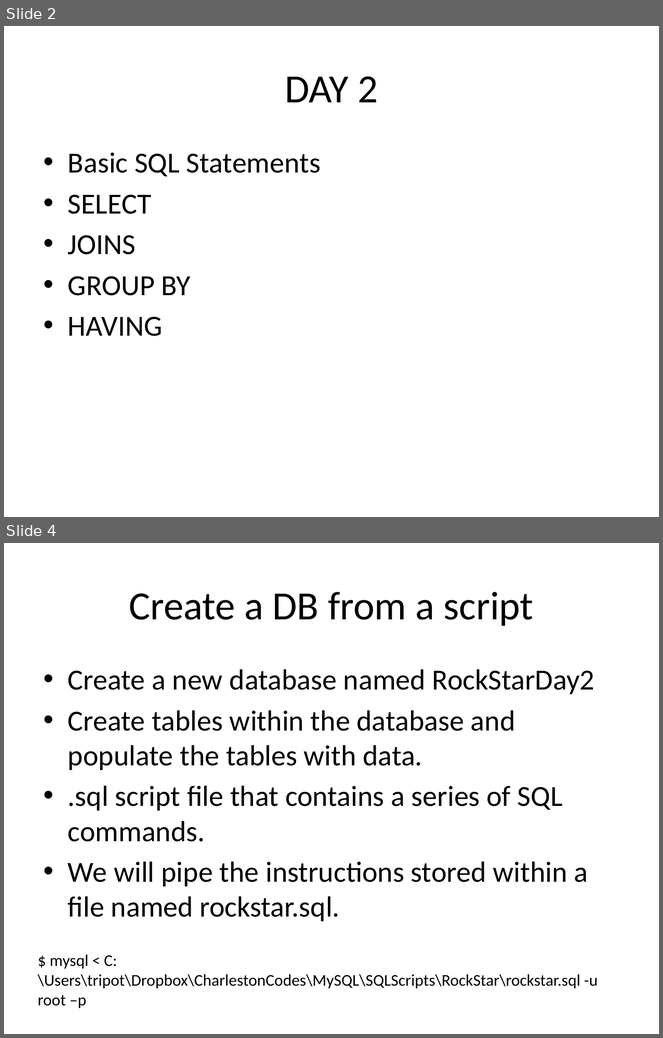
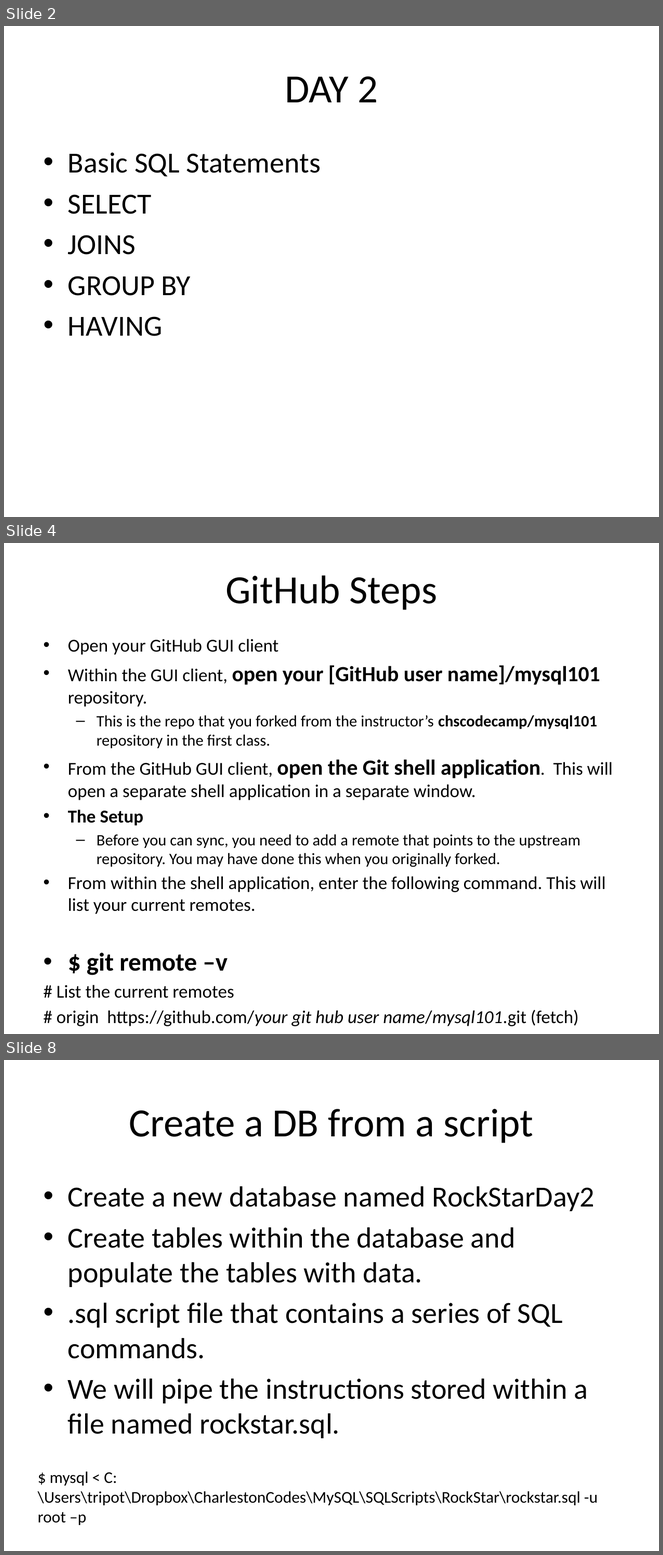
Before and after one commit to dchabala10/mysql101, a slide deck: Presentation/Intro_to_Relational_Databases_with_MySQL_Day2and3.pptx. Shown one above the other, each under a label of ours: slides 2 and 4 before the commit, slides 2, 4 and 8 after it; the slides between them are not shown. The pictures are 663x1038 and 663x1555 pixels, drawn with LibreOffice and Linux fonts; fonts in the diff are those of the drawing. Boxes give left, top, right and bottom in pixels: in the first picture for what was removed or moved away, otherwise in the second. Text is boxed around its words. In the diff, an @@ line names an element or a change of style, - is before the commit and + after.

Commit message:
updated presentation slides with git hub fetch and merge

```diff
--- a/Presentation/Intro_to_Relational_Databases_with_MySQL_Day2and3.pptx
+++ b/Presentation/Intro_to_Relational_Databases_with_MySQL_Day2and3.pptx
@@ slide 4 added at [4, 543, 659, 1034], background #FFFFFF @@
@@ title added at [226, 575, 437, 610], 44 pt, text #000000 @@
+GitHub Steps
@@ text added at [57, 639, 613, 1027], 20 pt, text #000000 @@
+• Open your GitHub GUI client
+• Within the GUI client, open your [GitHub user name]/mysql101 repository.
+  – This is the repo that you forked from the instructor’s chscodecamp/mysql101 repository in the first class.
+• From the GitHub GUI client, open the Git shell application. This will open a separate shell application in a separate window.
+• The Setup
+  – Before you can sync, you need to add a remote that points to the upstream repository. You may have done this when you originally forked.
+• From within the shell application, enter the following command. This will list your current remotes.
+• $ git remote –v
+# List the current remotes
+# origin https://github.com/your git hub user name/mysql101.git (fetch)
+# origin https://github.com/your git hub user name /mysql101.git (push)
@@ what was slide 4 is now slide 8 @@
```
Also in this commit, not shown: 1 slide changed, 3 other slides added.
